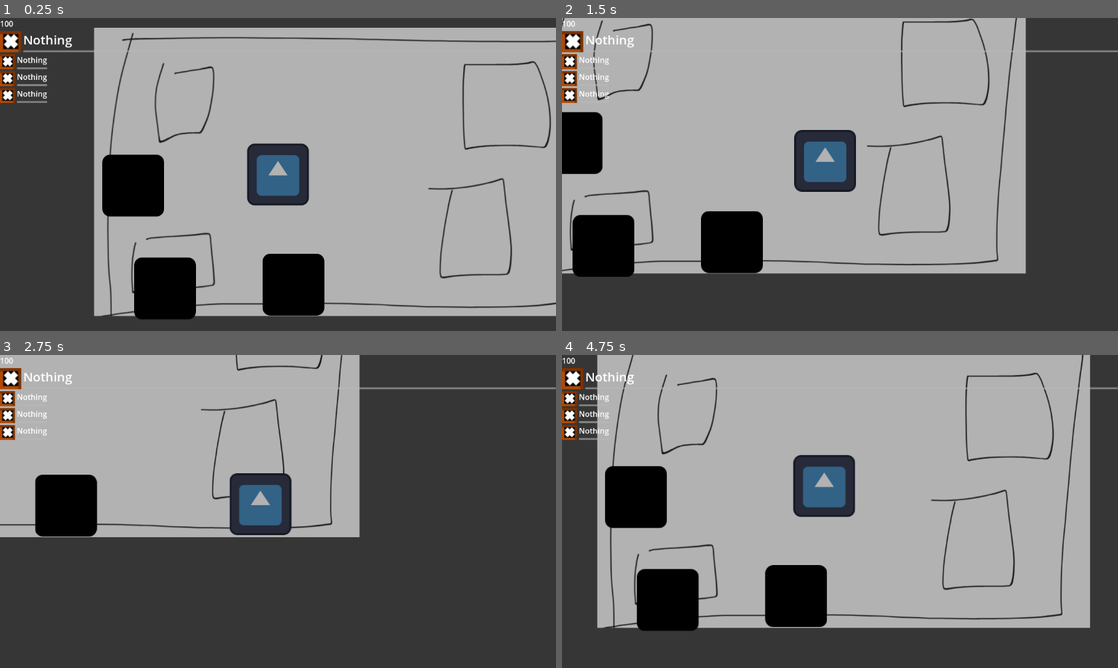
Above: before the commit, frames 1-4 (two rows, left to right).
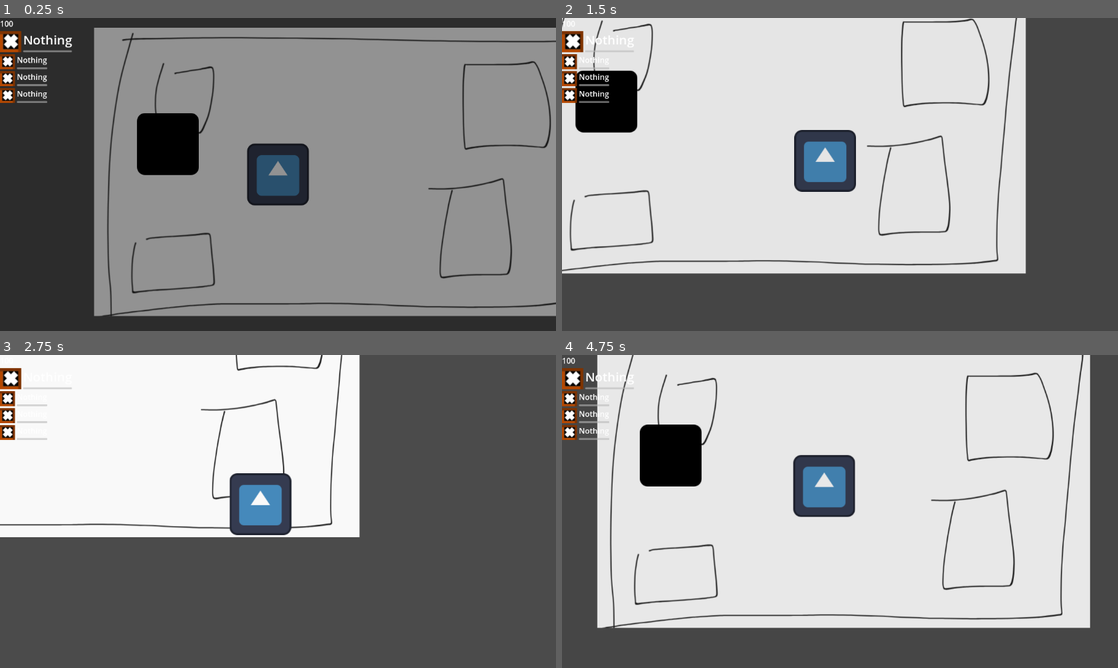
Above: after the commit, the same moments.

Repository: Gurkgamer/PirateSoftware_SummerJam_2024
Game: Godot game, scene res://Scenes/Levels/Test/test_level.tscn
Two runs of this game, one before a commit and one after it. Both use one fixed random seed, a clock stepped at 60 frames per second and the inputs below. The engine's default icon, where the game draws it, is replaced by a stand-in: a white triangle on a blue panel in a dark square.
Inputs (mouse positions are in pixels of both pictures, inside the frame that each line leads up to):
- Up to frame 1 (0.25 s): no input
- Up to frame 2 (1.5 s): move the mouse to (962, 158) at 0.52 s; press the mouse at (962, 158) at 0.53 s; hold D (Right) 0.53-1.28 s; move the mouse to (728, 190) at 1.27 s; release the mouse at (728, 190) at 1.28 s; hold S (Down) from 1.28 s (still down); click (728, 190) at 1.35 s
- Up to frame 3 (2.75 s): move the mouse to (333, 442) at 2.02 s; release S (Down) at 2.03 s; press the mouse at (333, 442) at 2.03 s; hold D (Right) from 2.03 s (still down)
- Up to frame 4 (4.75 s): move the mouse to (812, 574) at 2.77 s; release D (Right) at 2.78 s; release the mouse at (812, 574) at 2.78 s; hold W (Up) 2.78-3.53 s; click (812, 574) at 2.85 s; move the mouse to (1006, 558) at 3.52 s; press the mouse at (1006, 558) at 3.53 s; hold A (Left) from 3.53 s (still down); move the mouse to (673, 464) at 4.27 s; release the mouse at (673, 464) at 4.28 s; click (673, 464) at 4.35 s

The runs differ from the first frame. In frame 1, 73% of the frame differs, in the area x 12-100%, y 3-97%; in frame 2, 65%; in frame 3, 36%; in frame 4, 75%, in the area x 6-100%, y 0-89%.

Commit message:
Implementado sombras
Se hace que se oscurezca solo con las sombras que esten en pantalla. Si salen de la pantalla, se vuelve a aclarar. Las fogatas añaden luz tambien

Diff:
--- a/Scenes/CanvasLayers/PlayerStatus/player_status.tscn
+++ b/Scenes/CanvasLayers/PlayerStatus/player_status.tscn
@@ -38,7 +38,6 @@
 
 [node name="HBoxContainer" type="VBoxContainer" parent="Control/VBoxContainer/Gaunlet0"]
 layout_mode = 2
-size_flags_horizontal = 3
 
 [node name="SpellName0" type="Label" parent="Control/VBoxContainer/Gaunlet0/HBoxContainer"]
 unique_name_in_owner = true
--- a/Scenes/Levels/Test/test_level.tscn
+++ b/Scenes/Levels/Test/test_level.tscn
@@ -14,11 +14,11 @@
 [node name="Player" parent="." instance=ExtResource("1_egbyk")]
 position = Vector2(334, 275)
 
-[node name="ShadowEnemyTemp4" parent="." instance=ExtResource("3_q8jqv")]
-position = Vector2(34, 298)
+[node name="ShadowEnemyTemp6" parent="." instance=ExtResource("3_q8jqv")]
+position = Vector2(-346, -163)
 
-[node name="ShadowEnemyTemp5" parent="." instance=ExtResource("3_q8jqv")]
-position = Vector2(100, 511)
+[node name="ShadowEnemyTemp" parent="." instance=ExtResource("3_q8jqv")]
+position = Vector2(-372, 359)
 
-[node name="ShadowEnemyTemp6" parent="." instance=ExtResource("3_q8jqv")]
-position = Vector2(366, 503)
+[node name="ShadowEnemyTemp2" parent="." instance=ExtResource("3_q8jqv")]
+position = Vector2(106, 212)
--- a/Scenes/Shadows/Scripts/brightness.gd
+++ b/Scenes/Shadows/Scripts/brightness.gd
@@ -5,9 +5,13 @@
 
 func _process(_delta: float) -> void:
 	var brightness : float
+	number_shadows = 0
+	number_bonfires = get_tree().get_nodes_in_group("BonFire").size()
+	var shadows = get_tree().get_nodes_in_group("Shadow")
 
-	number_bonfires = get_tree().get_nodes_in_group("BonFire").size()
-	number_shadows = get_tree().get_nodes_in_group("Shadow").size()
+	for next_shadow in shadows:
+		if next_shadow.is_inside_screen:
+			number_shadows += 1
 
 	if number_shadows >= 10 :
 		number_shadows = 10
@@ -20,5 +24,5 @@
 		brightness = number_shadows / 10.0
 	else :
 		brightness = (number_shadows  - number_bonfires) / 10.0
-
-	%TextureRect.modulate.a = brightness
+	var tween = create_tween()
+	tween.tween_property(%TextureRect, "modulate:a",brightness,0.5)
--- /dev/null
+++ b/shadow_enemy_temp.gd
@@ -0,0 +1,21 @@
+extends Node2D
+
+@onready var visible_on_screen_notifier_2d: VisibleOnScreenNotifier2D = %VisibleOnScreenNotifier2D
+@onready var sprite_2d: Sprite2D = %Sprite2D
+
+var is_inside_screen : bool = false
+
+# Called when the node enters the scene tree for the first time.
+func _ready() -> void:
+	pass # Replace with function body.
+
+# Called every frame. 'delta' is the elapsed time since the previous frame.
+func _process(delta: float) -> void:
+	print(is_inside_screen)
+
+func _on_visible_on_screen_notifier_2d_screen_entered() -> void:
+	is_inside_screen = true
+
+
+func _on_visible_on_screen_notifier_2d_screen_exited() -> void:
+	is_inside_screen = false
--- a/shadow_enemy_temp.tscn
+++ b/shadow_enemy_temp.tscn
@@ -1,9 +1,18 @@
-[gd_scene load_steps=2 format=3 uid="uid://u3t288ao6fax"]
+[gd_scene load_steps=3 format=3 uid="uid://u3t288ao6fax"]
 
+[ext_resource type="Script" path="res://shadow_enemy_temp.gd" id="1_dc36f"]
 [ext_resource type="Texture2D" uid="uid://bcqmeah0a81ju" path="res://icon.svg" id="1_fjlgr"]
 
 [node name="ShadowEnemyTemp" type="Node2D" groups=["Shadow"]]
+script = ExtResource("1_dc36f")
 
 [node name="Sprite2D" type="Sprite2D" parent="."]
+unique_name_in_owner = true
 modulate = Color(0, 0, 0, 1)
 texture = ExtResource("1_fjlgr")
+
+[node name="VisibleOnScreenNotifier2D" type="VisibleOnScreenNotifier2D" parent="."]
+unique_name_in_owner = true
+
+[connection signal="screen_entered" from="VisibleOnScreenNotifier2D" to="." method="_on_visible_on_screen_notifier_2d_screen_entered"]
+[connection signal="screen_exited" from="VisibleOnScreenNotifier2D" to="." method="_on_visible_on_screen_notifier_2d_screen_exited"]
